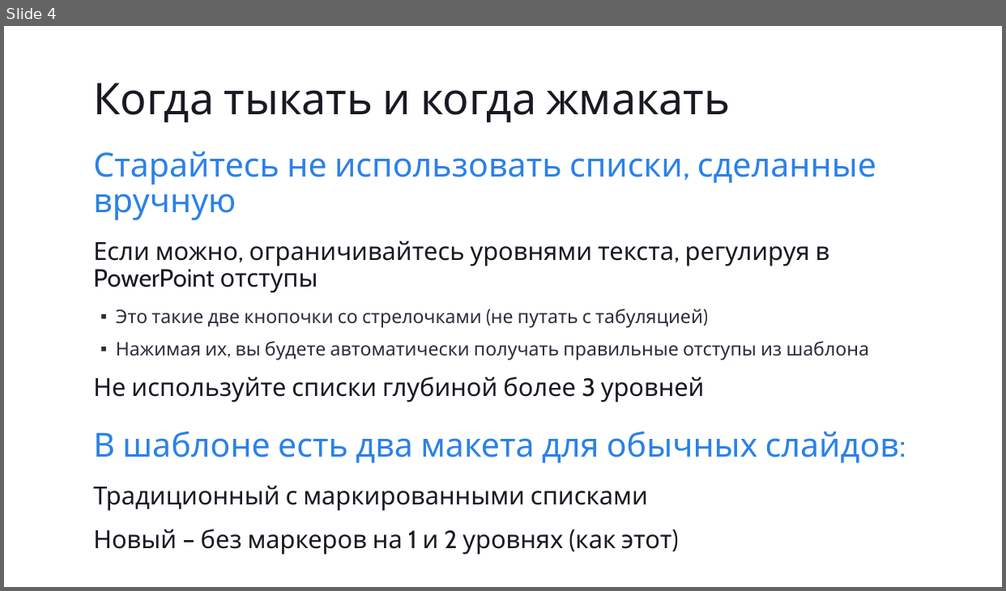
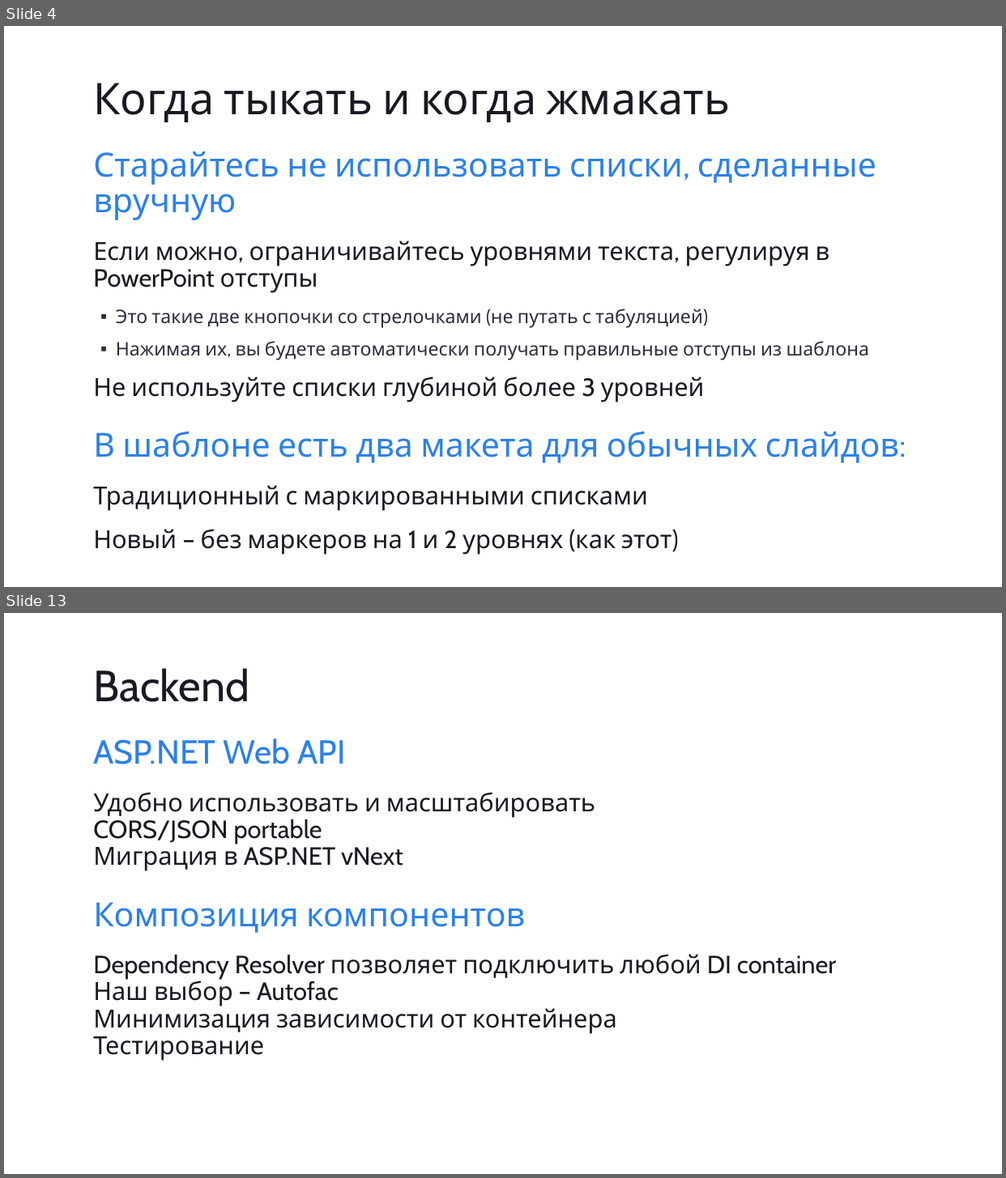
Before and after one commit to eugeneagafonov/devcon2014-ege-azure, a slide deck: Slides/devcon2014_ege.pptx. Shown one above the other, each under a label of ours: slide 4 before the commit, slides 4 and 13 after it; the slides between them are not shown. The pictures are 1006x591 and 1006x1178 pixels, drawn with LibreOffice and Linux fonts; fonts in the diff are those of the drawing. Boxes give left, top, right and bottom in pixels: in the first picture for what was removed or moved away, otherwise in the second. Text is boxed around its words. In the diff, an @@ line names an element or a change of style, - is before the commit and + after.

```diff
--- a/Slides/devcon2014_ege.pptx
+++ b/Slides/devcon2014_ege.pptx
@@ slide 13 added at [4,613,1002,1174], background #FFFFFF @@
@@ title added at [93,668,249,702], 42 pt, text #1A1821 @@
+Backend
@@ text added at [93,739,836,1061], 24 pt, text #1A1821 @@
+ASP.NET Web API
+  Удобно использовать и масштабировать
+  CORS/JSON portable
+  Миграция в ASP.NET vNext
+Композиция компонентов
+  Dependency Resolver позволяет подключить любой DI container
+  Наш выбор – Autofac
+  Минимизация зависимости от контейнера
+  Тестирование
```
Also in this commit, not shown: 2 slides changed, 18 other slides added, 10 slides removed.
